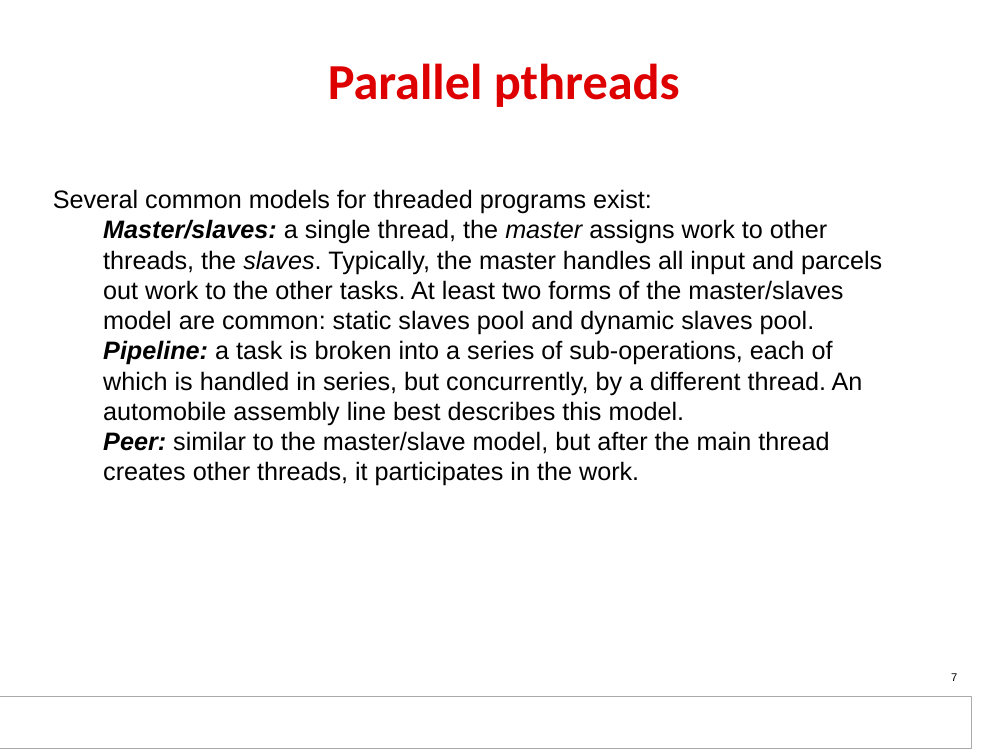
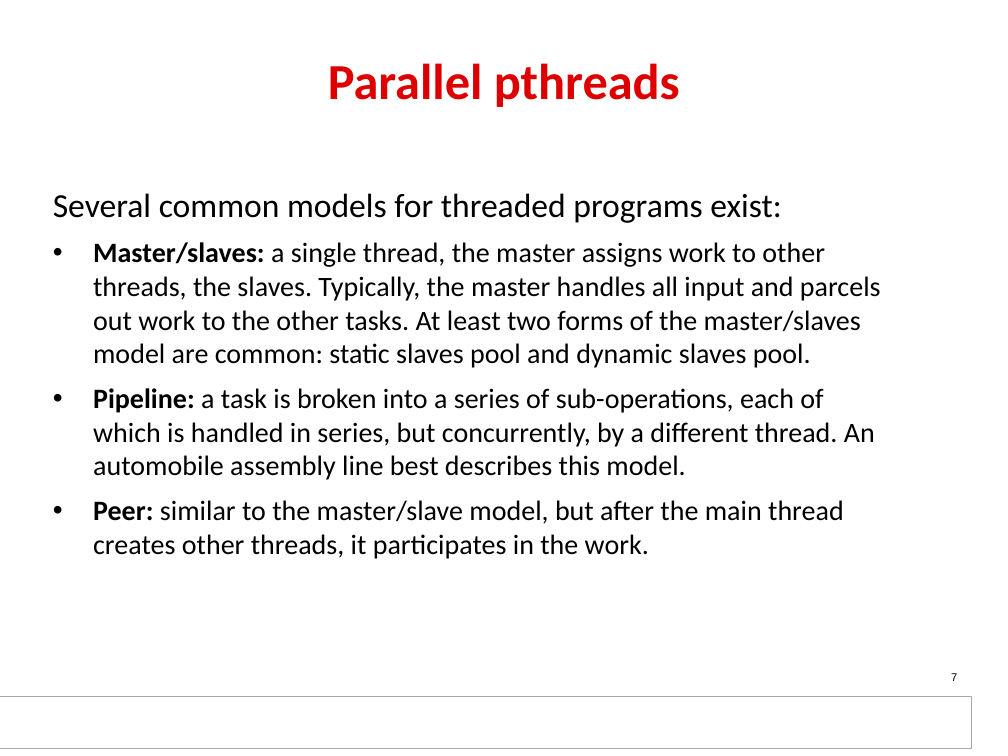
Before and after one commit to hari1989/keystone-workshop, a slide deck: slide 7 of slides/SMP_basic.pptx. Drawn at 1008x756 pixels with LibreOffice and Linux fonts; fonts in the diff are those of the drawing; background and template pictures are left out. Boxes give left, top, right and bottom in pixels: in the first picture for what was removed or moved away, otherwise in the second. Text is boxed around its words. In the diff, an @@ line names an element or a change of style, - is before the commit and + after.

```diff
--- a/slides/SMP_basic.pptx
+++ b/slides/SMP_basic.pptx
@@ text "Several common models for threaded ..." at box(53, 193, 881, 559): size 18 to 24 pt in "Several common models for threaded programs exist:"; font Arial to Calibri, size 18 to 20 pt; italic off in "Master/slaves: master slaves.", "Pipeline:", "Peer:"; bullet none to •; more space between paragraphs @@
```
Also in this commit, not shown: 9 other slides changed, 2 other files.
